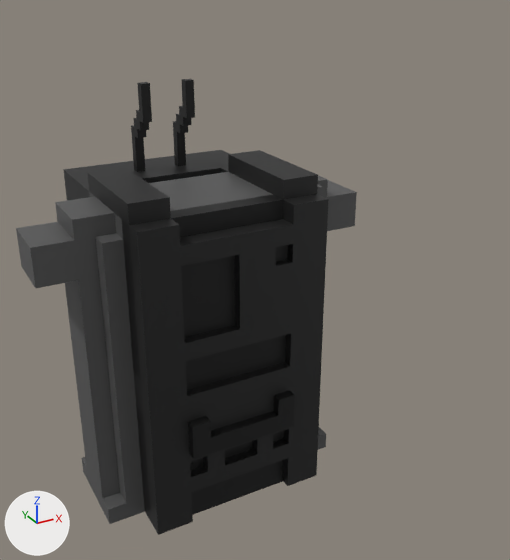
Before and after pictures for a commit that changed the Blender file workspace.blend.
Both versions are drawn from a 50 mm camera at (-58.9, -77.7, 50.8) aimed at (-19.2, -5.4, 14.7). Arrows for +X, +Y and +Z are at lower left; the lights stay in place. The same objects are shown in both versions, whatever each file hides.

Names of what the first picture shows: '_combined-5'.
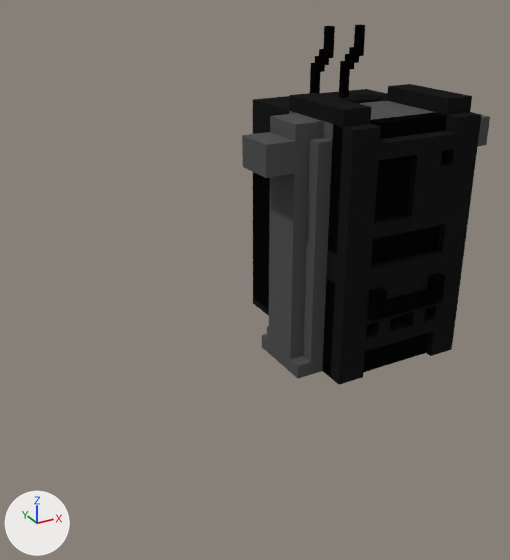
Location of each change, (x1, y1, x2, y2) in pixels of the pictures (510 x 560 px):
'_combined-5', surface changed, moved: before (16, 79, 357, 535); after (242, 24, 490, 385)

What changed in the scene script:
```text
Change mat_combined_5__254:
    add mat_combined_5__254.specular_ior_level = 0.0
Change mat_combined_5__255:
    add mat_combined_5__255.specular_ior_level = 0.0
Change ob_combined_5:
    ob_combined_5.location: (-30.0, -10.0, 18.0) -> (0.0, 0.0, 22.0)
```
